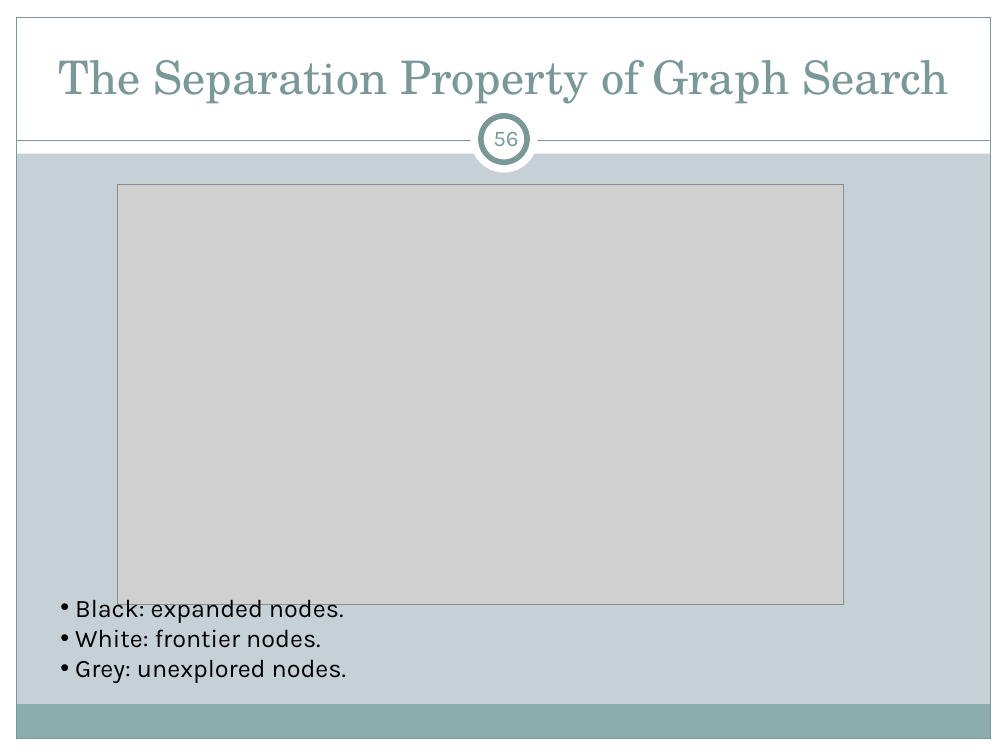
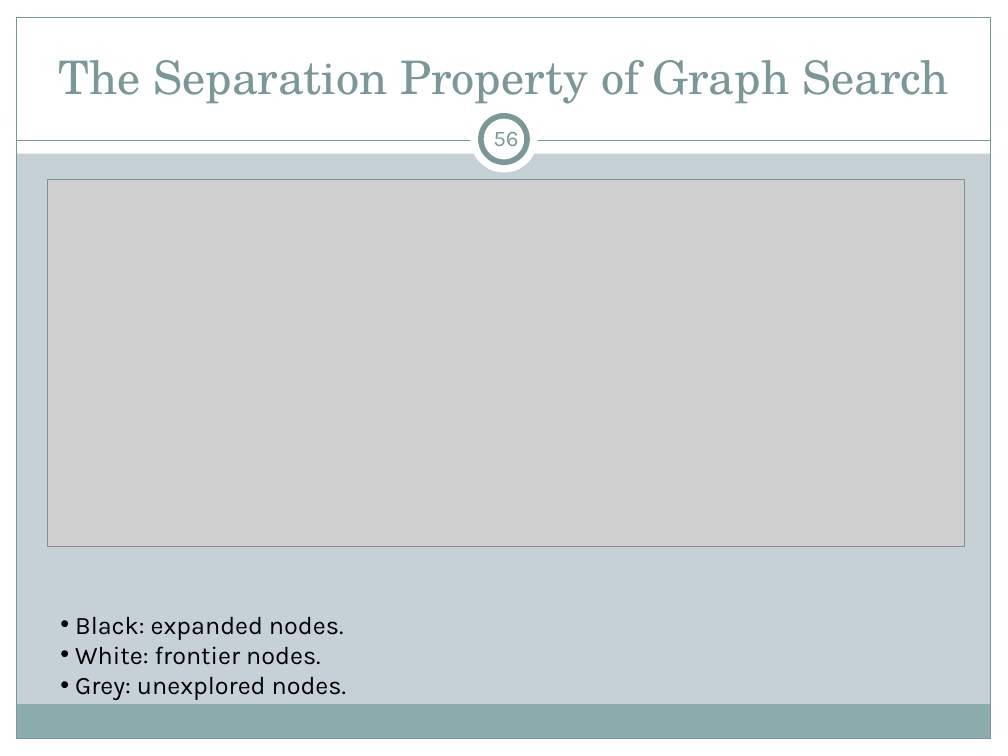
Before and after one commit to motazsaad/ai-csci4304, a slide deck: slide 56 of lecture-slides/aima/ai-chapter3-and-4-problem-solving-by-search-aima.pptx. Drawn at 1008x756 pixels with LibreOffice and Linux fonts; fonts in the diff are those of the drawing; grey boxes stand for pictures. Boxes give left, top, right and bottom in pixels: in the first picture for what was removed or moved away, otherwise in the second. Text is boxed around its words. In the diff, an @@ line names an element or a change of style, - is before the commit and + after.

Commit message:
update search slides

```diff
--- a/lecture-slides/aima/ai-chapter3-and-4-problem-solving-by-search-aima.pptx
+++ b/lecture-slides/aima/ai-chapter3-and-4-problem-solving-by-search-aima.pptx
@@ picture: place and size @@
-picture at <box>118,184,844,605</box>
+picture at <box>47,180,965,547</box>
@@ text "Black: expanded nodes." rewrapped from <box>75,594,347,683</box> to <box>75,617,347,700</box> @@
```
Also in this commit, not shown: 6 other slides changed, 2 other files.
